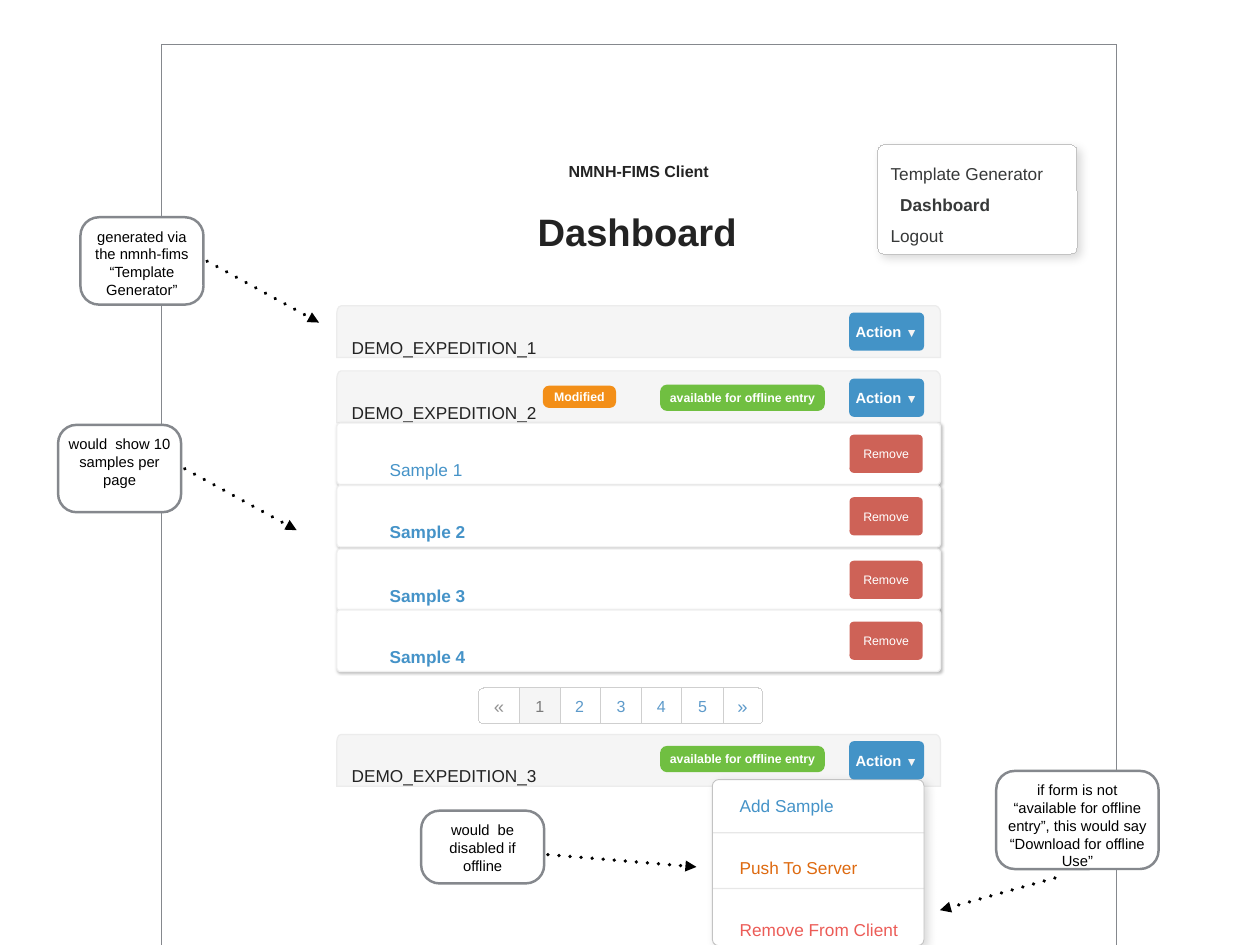
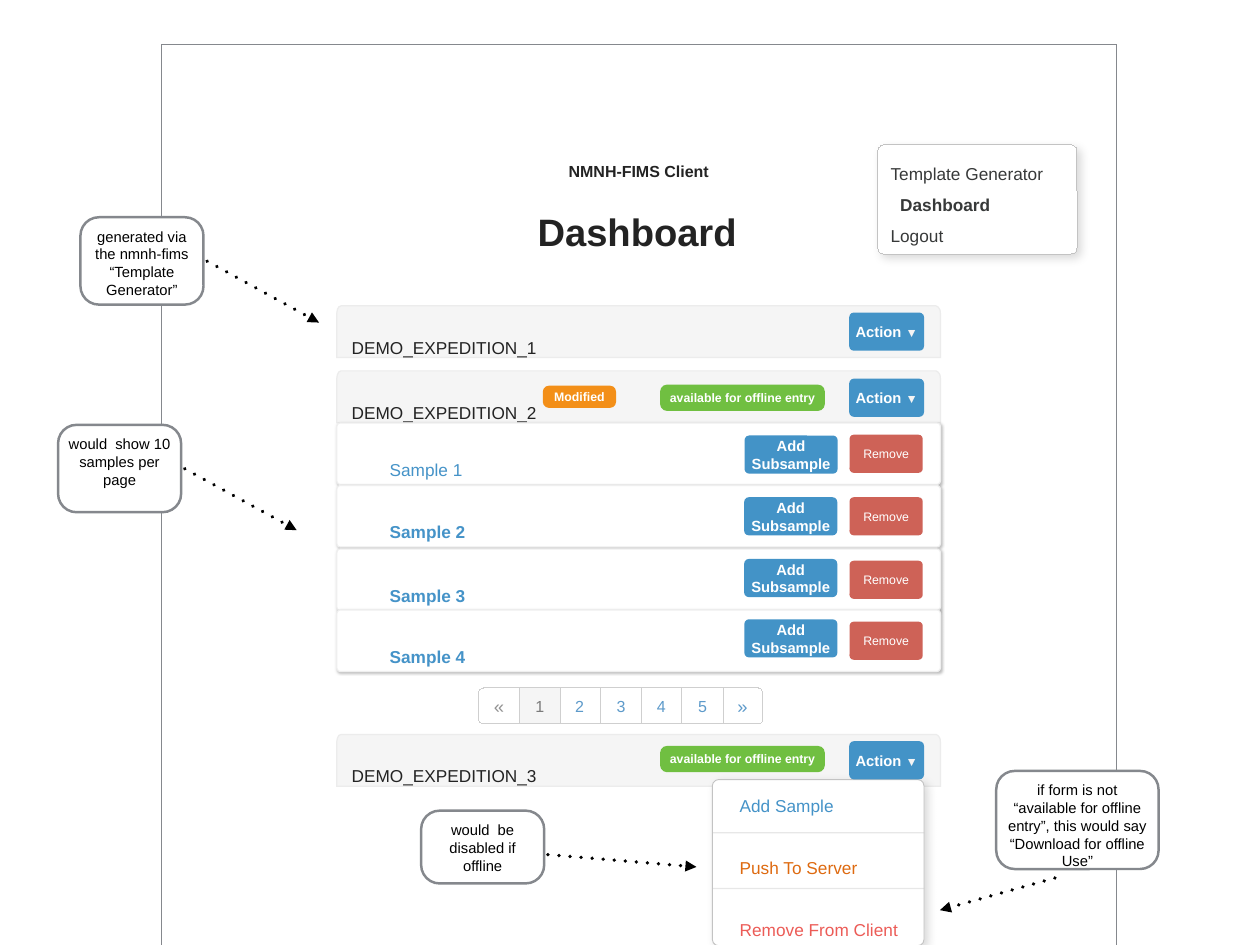
Before and after one commit to biocodellc/nmnh-fims, a slide deck: slide 3 of offline_docs/fims_client/nmnh_mockup.pptx. Drawn at 1260x945 pixels with LibreOffice and Linux fonts; fonts in the diff are those of the drawing; background and template pictures are left out. Boxes give left, top, right and bottom in pixels: in the first picture for what was removed or moved away, otherwise in the second. Text is boxed around its words. In the diff, an @@ line names an element or a change of style, - is before the commit and + after.

```diff
--- a/offline_docs/fims_client/nmnh_mockup.pptx
+++ b/offline_docs/fims_client/nmnh_mockup.pptx
@@ rounded rectangle added at (744, 436, 837, 474), fill #4393C7, 12 pt, text #FFFFFF, bold @@
+Add Subsample
@@ rounded rectangle added at (744, 497, 837, 535), fill #4393C7, 12 pt, text #FFFFFF, bold @@
+Add Subsample
@@ rounded rectangle added at (744, 559, 837, 597), fill #4393C7, 12 pt, text #FFFFFF, bold @@
+Add Subsample
@@ rounded rectangle added at (744, 619, 837, 657), fill #4393C7, 12 pt, text #FFFFFF, bold @@
+Add Subsample
```
Also in this commit, not shown: 1 other slide changed, 1 slide added.
